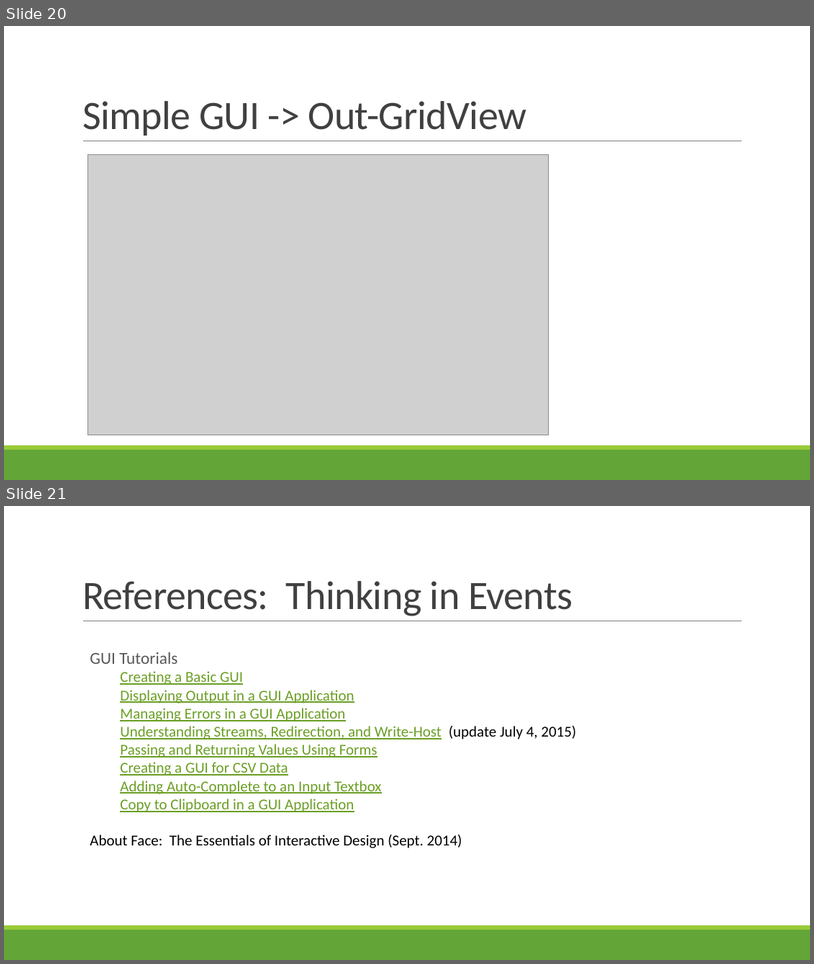
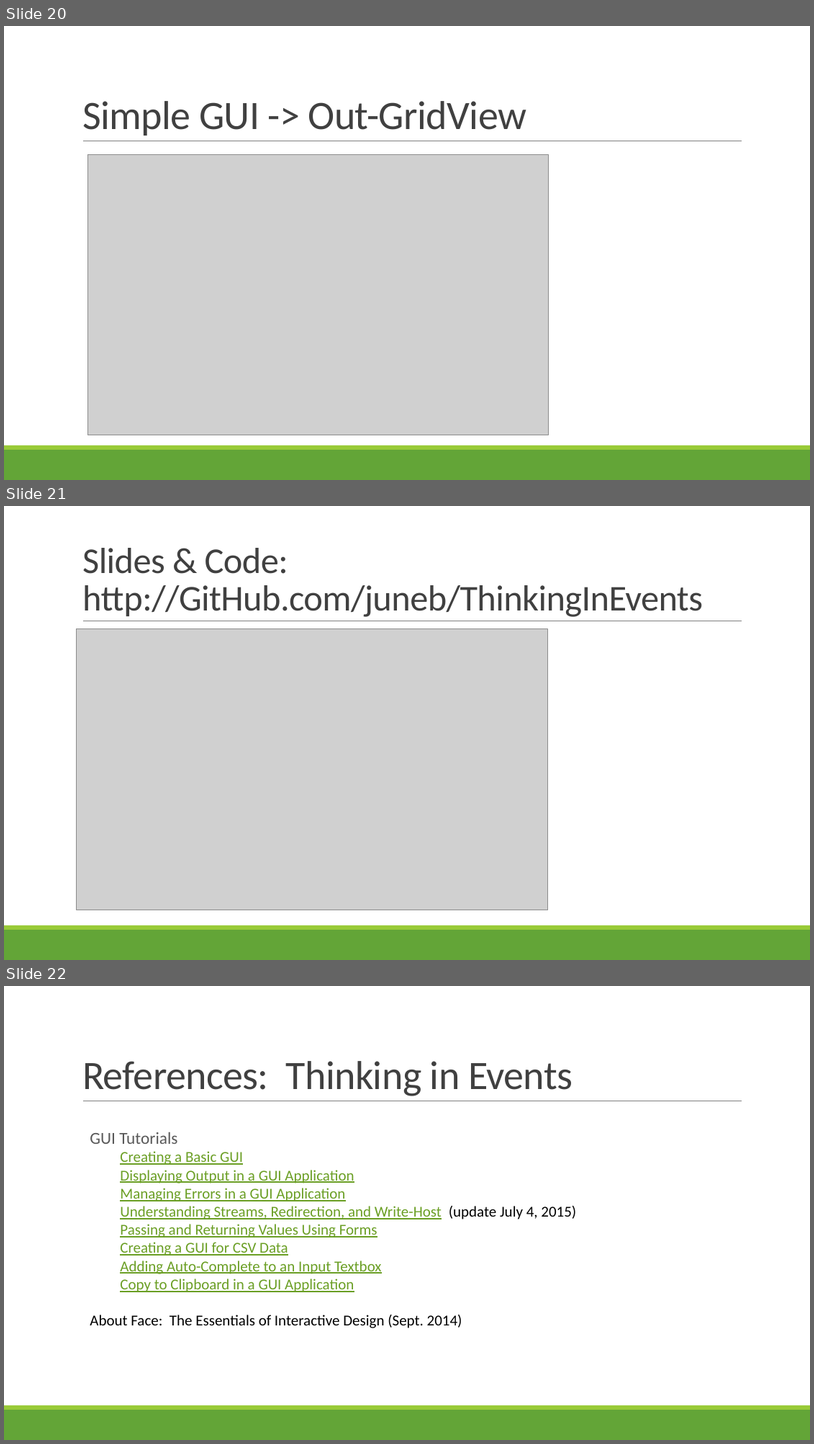
Before and after one commit to juneb/ThinkingInEvents, a slide deck: ThinkingInEvents-UserGroupTalk.pptx. Shown one above the other, each under a label of ours: slides 20 and 21 before the commit, slides 20, 21 and 22 after it. The pictures are 814x964 and 814x1444 pixels, drawn with LibreOffice and Linux fonts; fonts in the diff are those of the drawing; grey boxes stand for pictures. Boxes give left, top, right and bottom in pixels: in the first picture for what was removed or moved away, otherwise in the second. Text is boxed around its words. In the diff, an @@ line names an element or a change of style, - is before the commit and + after.

Commit message:
Added GitHub slide

```diff
--- a/ThinkingInEvents-UserGroupTalk.pptx
+++ b/ThinkingInEvents-UserGroupTalk.pptx
@@ slide 21 added at [4,506,810,960], background #FFFFFF; not listed: 3 template elements that a slide beside it also shows @@
@@ title added at [82,548,703,617], 43.2 pt, text #404040 @@
+Slides & Code: http://GitHub.com/juneb/ThinkingInEvents
@@ picture added at [77,629,548,909] @@
@@ what was slide 21 is now slide 22 @@
```
